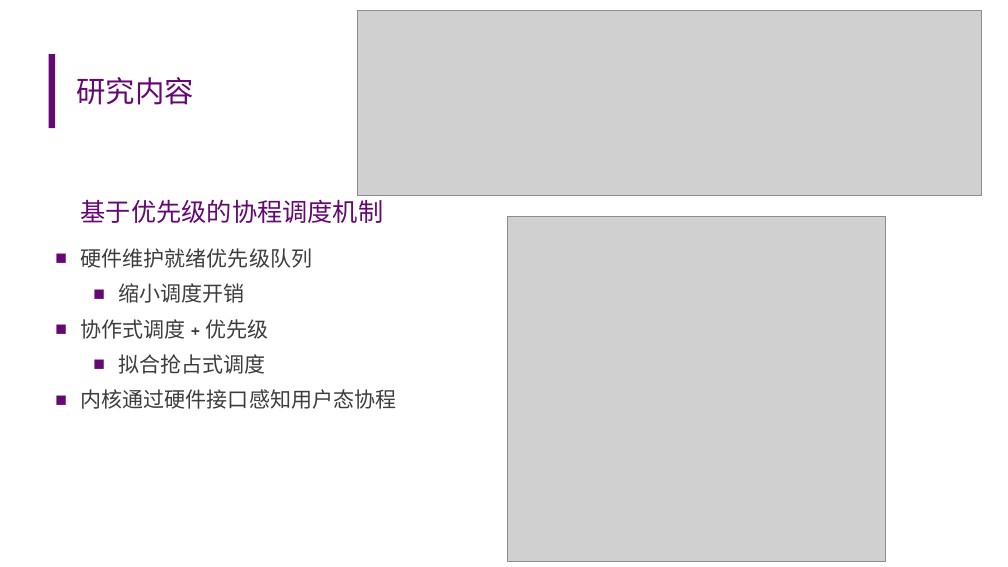
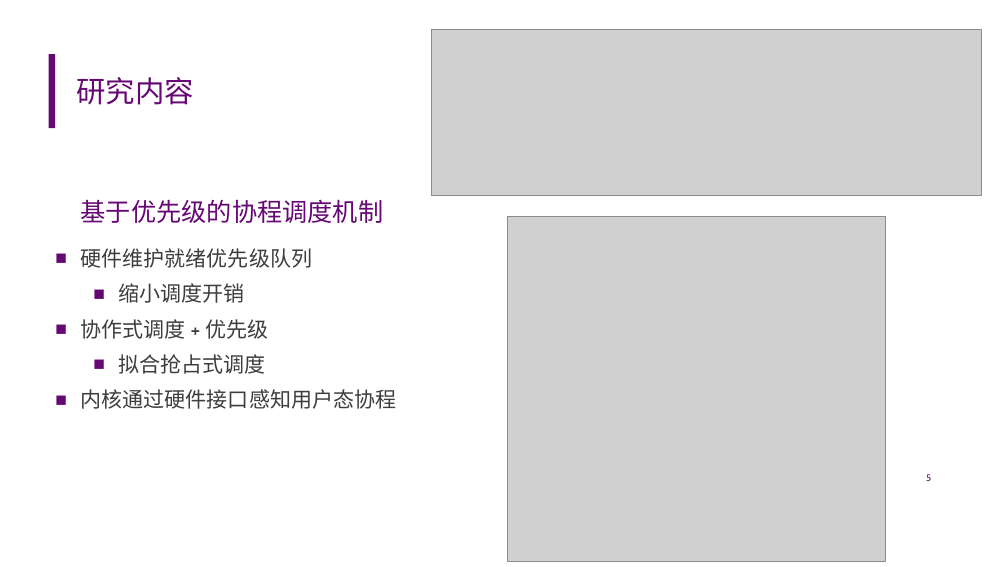
Before and after one commit to oscourse-tsinghua/openingreport-zfliang2023, a slide deck: slide 5 of opening_report.pptx. Drawn at 1008x567 pixels with LibreOffice and Linux fonts; fonts in the diff are those of the drawing; grey boxes stand for pictures. Boxes give left, top, right and bottom in pixels: in the first picture for what was removed or moved away, otherwise in the second. Text is boxed around its words. In the diff, an @@ line names an element or a change of style, - is before the commit and + after.

```diff
--- a/opening_report.pptx
+++ b/opening_report.pptx
@@ picture: place and size @@
-picture at (358,10,981,195)
+picture at (432,29,982,194)
@@ text "基于优先级的协程调度机制" rewrapped from (81,195,383,223) to (81,199,383,223) @@
@@ page number added at (926,474,931,481), 9 pt, text #660874 @@
+5
```
Also in this commit, not shown: 10 other slides changed.
